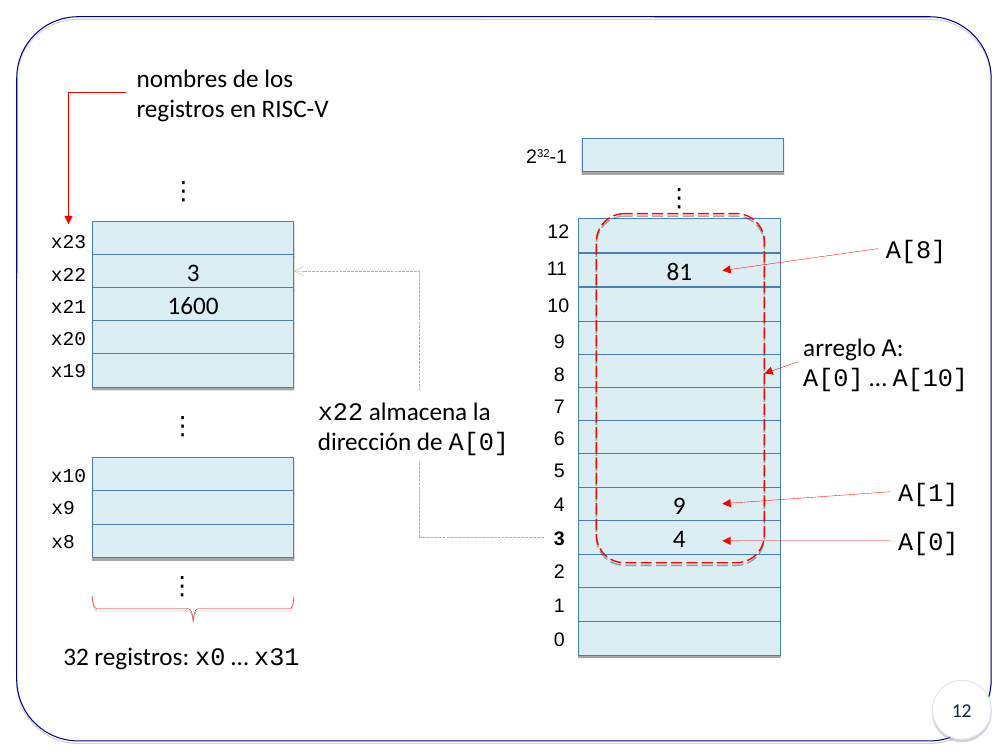
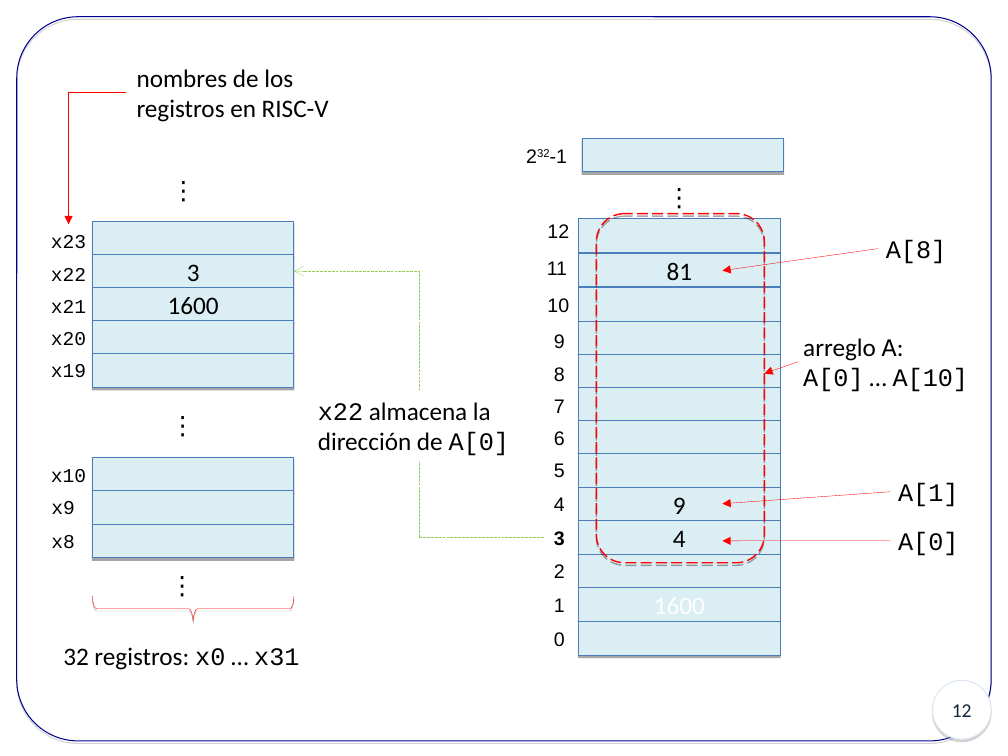
Before and after one commit to fediaz3/syllabus-2021-1, a slide deck: slide 12 of Clases/InstrucsRISC-V.ppt. Drawn at 1008x756 pixels with LibreOffice and Linux fonts; fonts in the diff are those of the drawing. Boxes give left, top, right and bottom in pixels: in the first picture for what was removed or moved away, otherwise in the second. Text is boxed around its words. In the diff, an @@ line names an element or a change of style, - is before the commit and + after.

```diff
--- a/Clases/InstrucsRISC-V.ppt
+++ b/Clases/InstrucsRISC-V.ppt
@@ text in rectangle at [654,591,705,622]: text added @@
+1600
```
Also in this commit, not shown: 6 other slides changed, 6 slides added, 2 other files.
